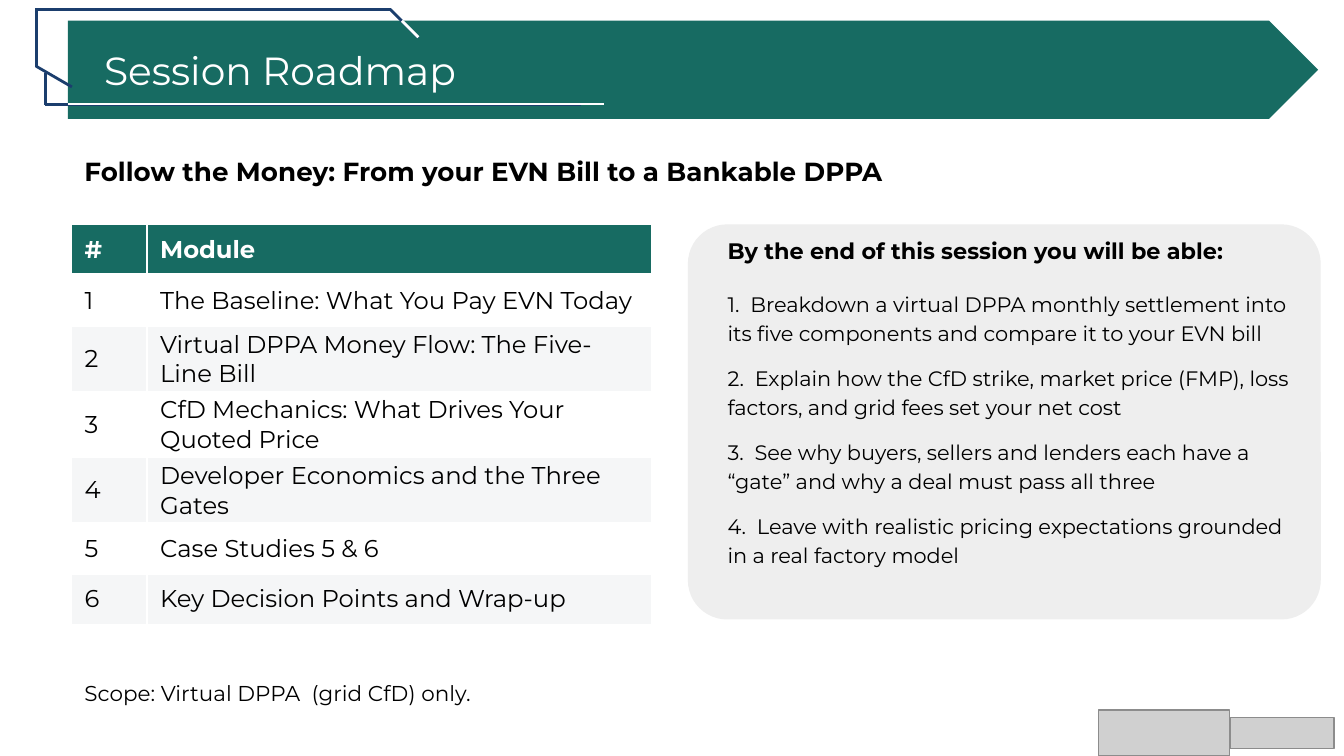
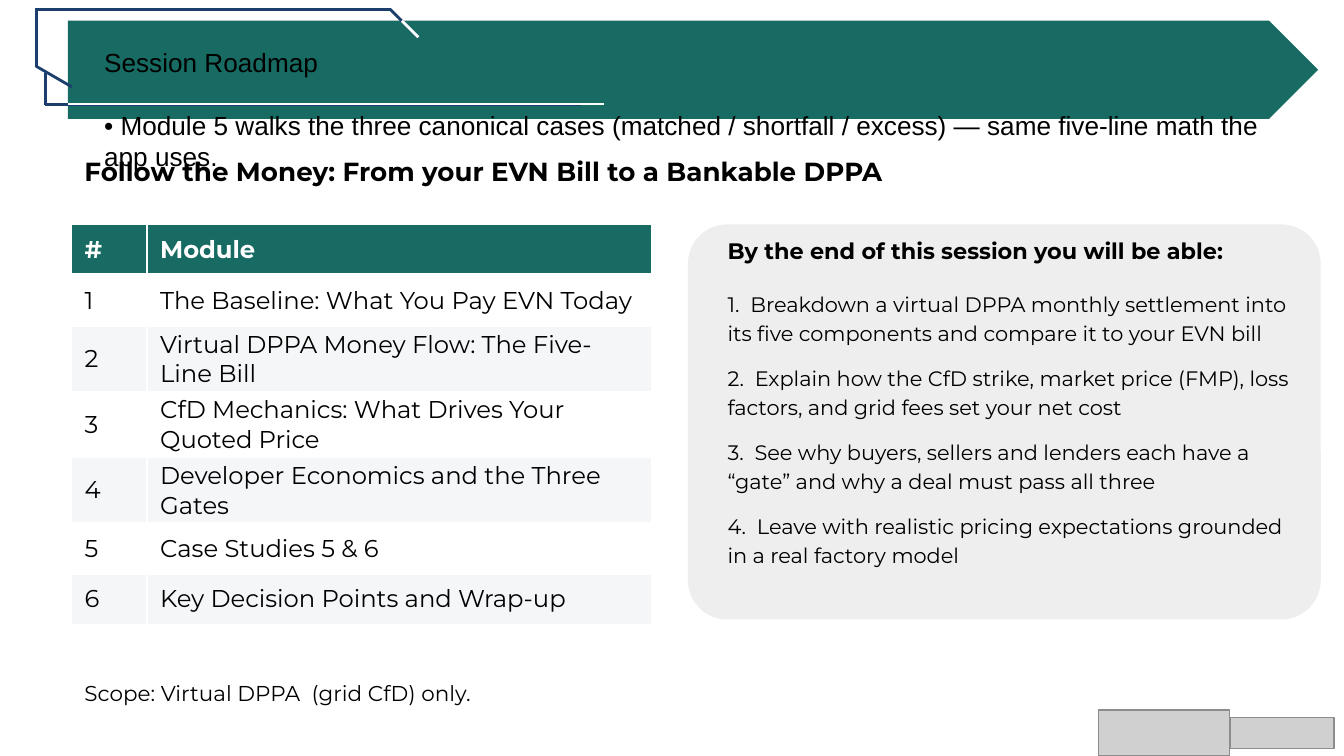
Before and after one commit to tah-allotrope/dppa-case, a slide deck: slide 3 of ceba/CEBA DPPA 2026.pptx. Drawn at 1344x756 pixels with LibreOffice and Linux fonts; fonts in the diff are those of the drawing; grey boxes stand for pictures. Boxes give left, top, right and bottom in pixels: in the first picture for what was removed or moved away, otherwise in the second. Text is boxed around its words. In the diff, an @@ line names an element or a change of style, - is before the commit and + after.

```diff
--- a/ceba/CEBA DPPA 2026.pptx
+++ b/ceba/CEBA DPPA 2026.pptx
@@ text at [104,53,1257,172]: text changed; size 21 to 14 pt; font Montserrat to Arial; text colour #FFFFFF to #000000 @@
-Session Roadmap
+Session Roadmap
+• Module 5 walks the three canonical cases (matched / shortfall / excess) — same five-line math the app uses.
```
Also in this commit, not shown: 6 other slides changed, 7 other files.
